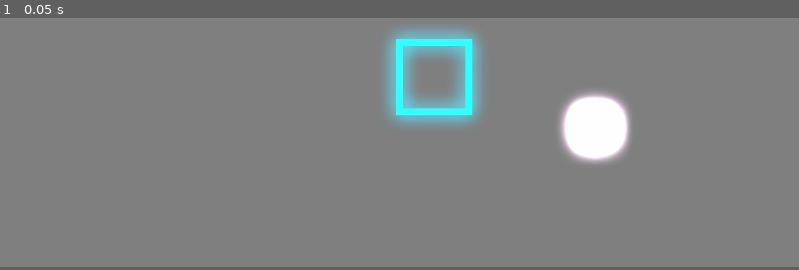
Above: before the commit, frame 1.
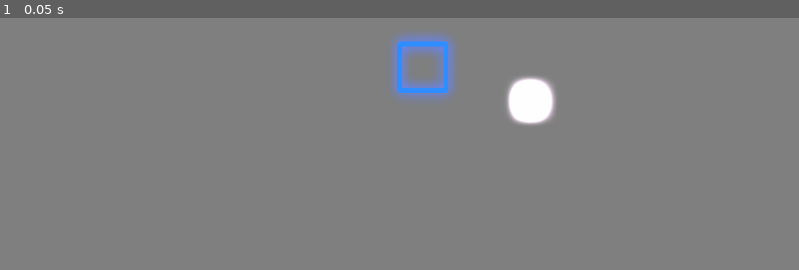
Above: after the commit, the same moment.

Repository: PixelSaver/Neonic
Game: Godot game, scene res://scenes/main.tscn
The game is run twice, just before and just after one commit, with the same random seed, the same clock (stepped at 60 frames per second) and the same inputs.
Inputs:
- Up to frame 1 (0.05 s): no input
In our replay, the window is 799x449 before the commit and 799x452 after it. These sizes can differ from the game's own. Grey fills any space a smaller window leaves; there, only what the larger window draws over its background counts as a difference.

The runs differ from the first frame. In frame 1, 6.9% of the frame differs, in the area x 48-79%, y 4-58%.

Commit message:
Viewport

Diff:
--- a/project.godot
+++ b/project.godot
@@ -15,6 +15,15 @@
 config/features=PackedStringArray("4.6", "GL Compatibility")
 config/icon="res://assets/icon.svg"
 
+[display]
+
+window/size/viewport_width=1720
+window/size/viewport_height=972
+
+[editor_plugins]
+
+enabled=PackedStringArray("res://addons/godot_super-wakatime/plugin.cfg")
+
 [physics]
 
 3d/physics_engine="Jolt Physics"
--- a/scenes/main.tscn
+++ b/scenes/main.tscn
@@ -18,11 +18,22 @@
 visible = false
 
 [node name="UI" parent="CanvasLayer" unique_id=1052533720 instance=ExtResource("1_o5qli")]
+visible = false
+
+[node name="BG" type="ColorRect" parent="CanvasLayer" unique_id=1204476640]
+z_index = -100
+anchors_preset = -1
+anchor_right = 1.0
+anchor_bottom = 1.0
+grow_horizontal = 2
+grow_vertical = 2
+color = Color(0.087457694, 0.08745768, 0.08745768, 1)
 
 [node name="Line2D" type="Line2D" parent="." unique_id=381642543]
 points = PackedVector2Array(0, 0, 100, 0, 100, 100, 0, 100)
 closed = true
-default_color = Color(0, 1.4148024, 1.7235138, 1)
+default_color = Color(0, 0.36471134, 1.7239999, 1)
+joint_mode = 1
 
 [node name="WorldEnvironment" type="WorldEnvironment" parent="." unique_id=201808339]
 environment = SubResource("Environment_o5qli")
